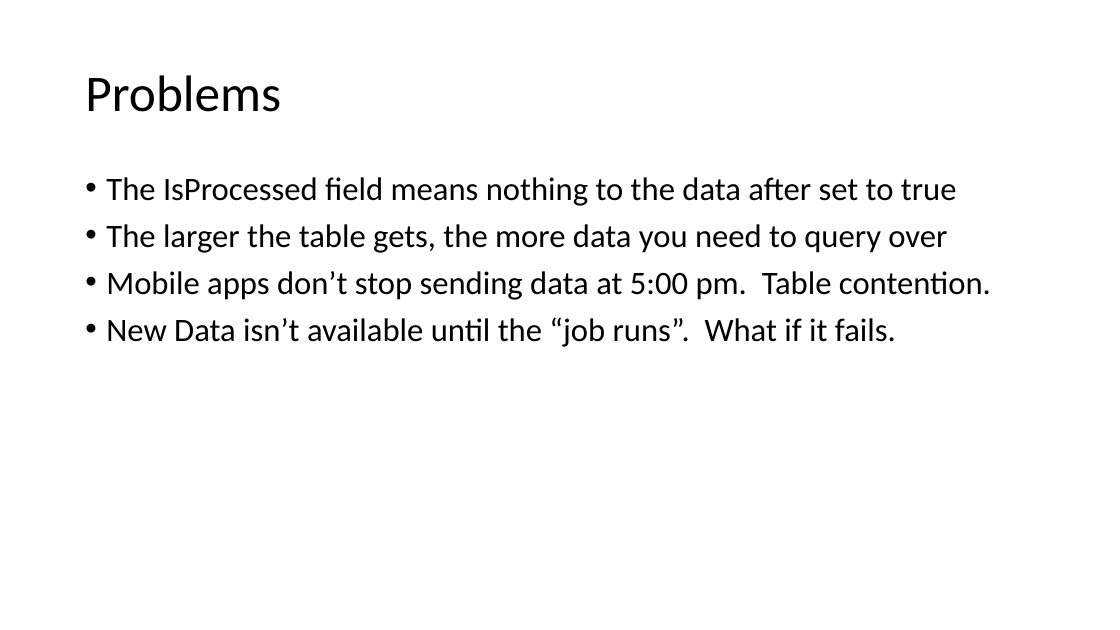
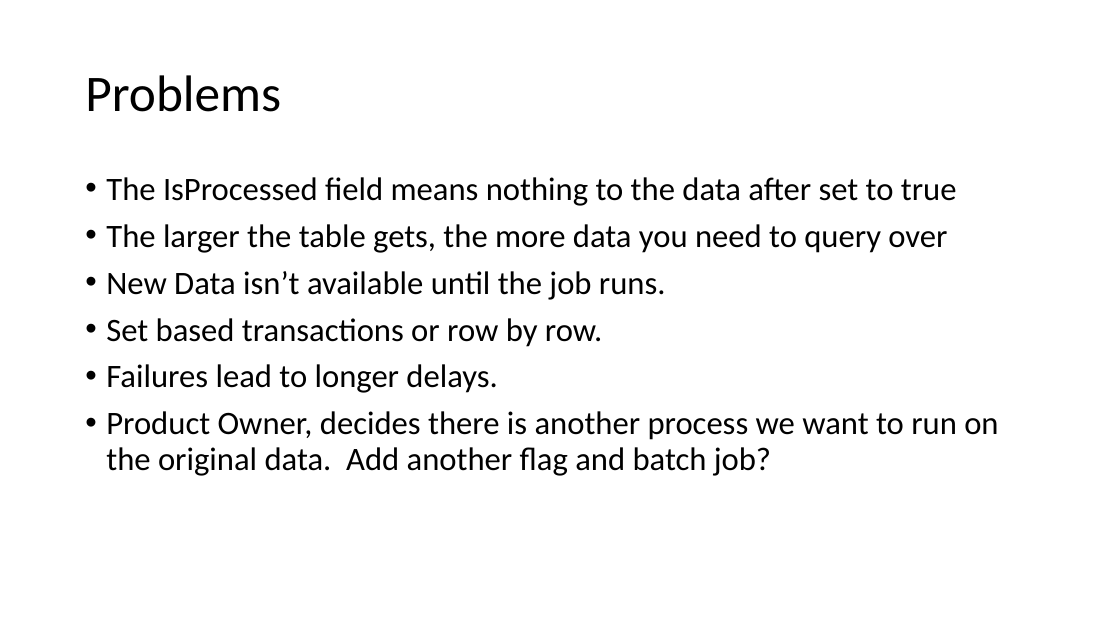
Before and after one commit to zaudtke/MessageQueuePresentation, a slide deck: slide 23 of slides/MessageQueuesPresentation.pptx. Drawn at 1120x630 pixels with LibreOffice and Linux fonts; fonts in the diff are those of the drawing. Boxes give left, top, right and bottom in pixels: in the first picture for what was removed or moved away, otherwise in the second. Text is boxed around its words. In the diff, an @@ line names an element or a change of style, - is before the commit and + after.

```diff
--- a/slides/MessageQueuesPresentation.pptx
+++ b/slides/MessageQueuesPresentation.pptx
@@ text at [106,271,998,476]: text changed @@
-• Mobile apps don’t stop sending data at 5:00 pm. Table contention.
-• New Data isn’t available until the “job runs”. What if it fails.
+• New Data isn’t available until the job runs.
+• Set based transactions or row by row.
+• Failures lead to longer delays.
+• Product Owner, decides there is another process we want to run on the original data. Add another flag and batch job?
```
Also in this commit, not shown: 7 other slides changed, 3 slides added, 4 slides removed.
